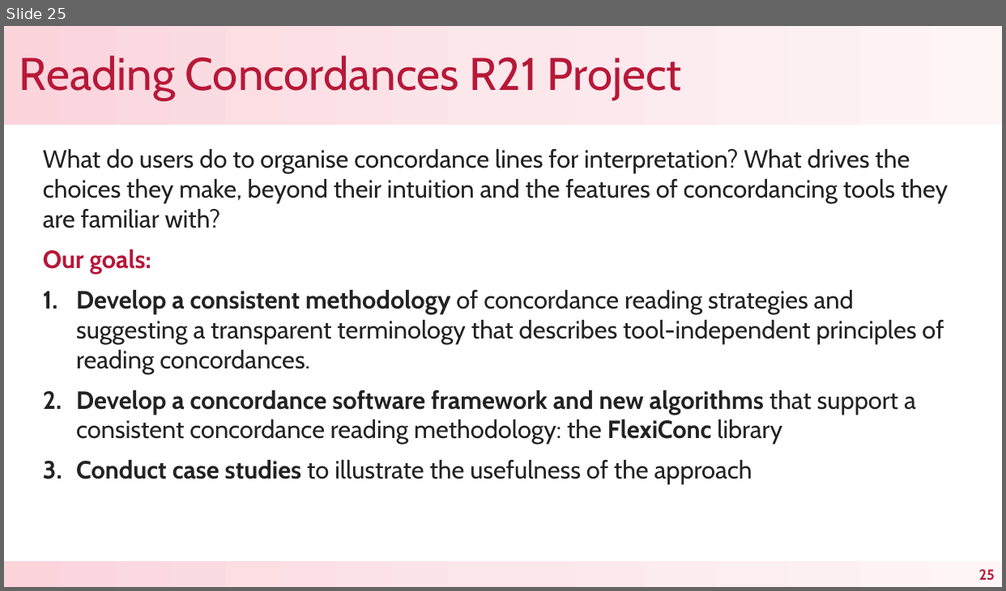
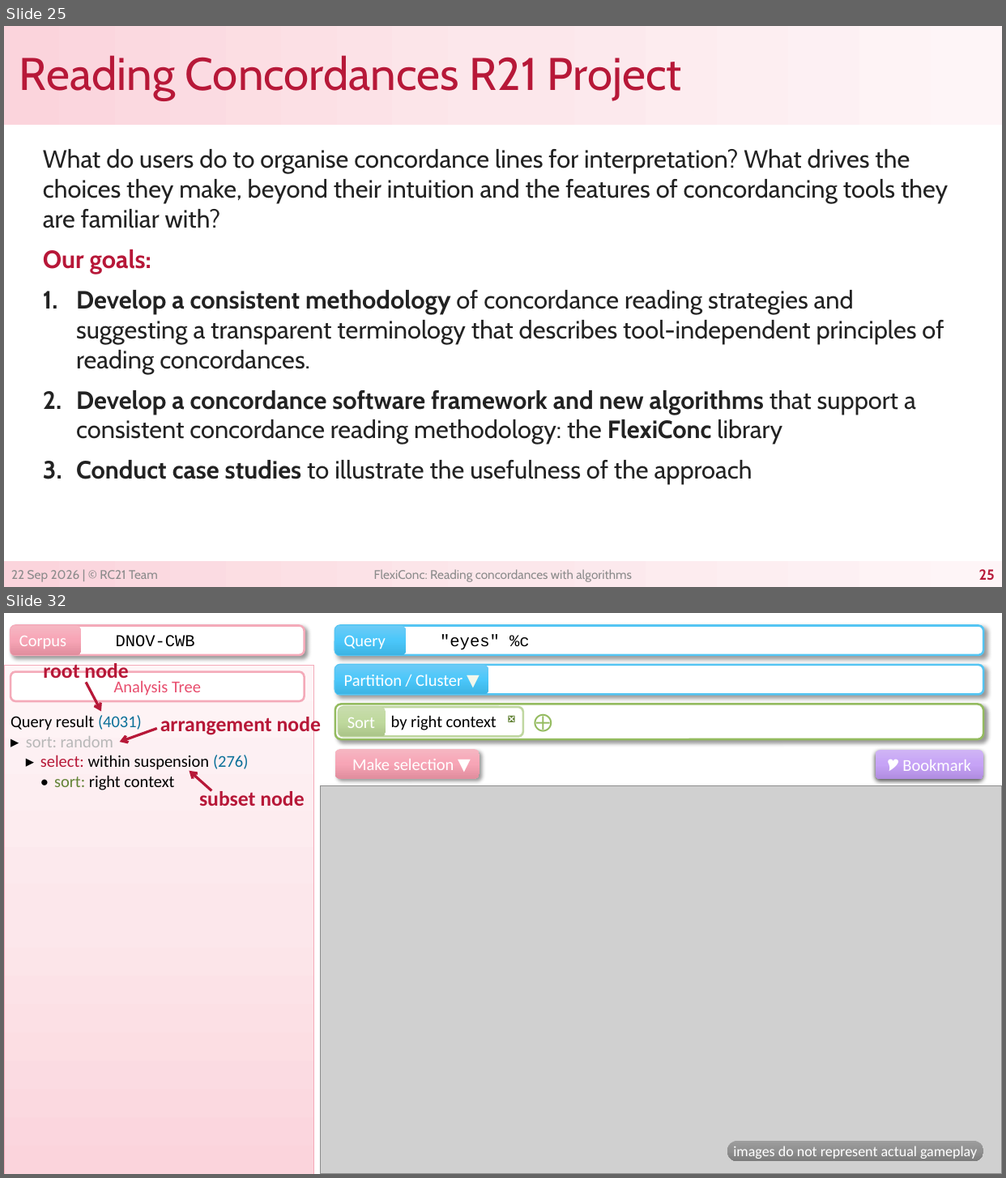
Before and after one commit to reading-concordances/teaching, a slide deck: course/slides/2_working_with_concordance_tools.pptx. Shown one above the other, each under a label of ours: slide 25 before the commit, slides 25 and 32 after it; the slides between them are not shown. The pictures are 1006x591 and 1006x1178 pixels, drawn with LibreOffice and Linux fonts; fonts in the diff are those of the drawing; grey boxes stand for pictures. Boxes give left, top, right and bottom in pixels: in the first picture for what was removed or moved away, otherwise in the second. Text is boxed around its words. In the diff, an @@ line names an element or a change of style, - is before the commit and + after.

```diff
--- a/course/slides/2_working_with_concordance_tools.pptx
+++ b/course/slides/2_working_with_concordance_tools.pptx
@@ slide 32 added at <box>4,613,1002,1174</box>, background #FFFFFF @@
@@ rounded rectangle added at <box>10,626,305,655</box>, fill #FFFFFF, outline #F4AAB9 2 pt, 16 pt, text #000000 @@
+DNOV-CWB
@@ rounded rectangle added at <box>10,626,81,655</box>, fill gradient #F7B6C3 to #F8A6B7 to #E28E9F, 16 pt, text #FFFFFF @@
+Corpus
@@ rounded rectangle added at <box>335,626,983,655</box>, fill #FFFFFF, outline #54C5F3 2 pt, 16 pt, text #000000 @@
+"eyes" %c
@@ rounded rectangle added at <box>335,626,405,655</box>, fill gradient #6DCCF6 to #4CC8FB to #3EB5E5, 16 pt, text #FFFFFF @@
+Query
@@ rectangle added at <box>4,665,313,1174</box>, fill gradient #FEF5F7 to #FCE7EB to #FBD4DC, outline #F4AAB9 0.5 pt @@
@@ rounded rectangle added at <box>10,672,305,701</box>, fill #FFFFFF, outline #F4AAB9 2 pt, 16 pt, text #E84E6E @@
+Analysis Tree
@@ text added at <box>43,663,128,683</box>, 20 pt, text #B71838, bold @@
+root node
@@ arrow added from (86, 682) to (101, 711), #B71838 2.5 pt @@
@@ rounded rectangle added at <box>335,665,983,694</box>, fill #FFFFFF, outline #54C5F3 2 pt @@
@@ rounded rectangle added at <box>335,665,488,694</box>, fill gradient #6DCCF6 to #4CC8FB to #3EB5E5, 16 pt, text #FFFFFF @@
+Partition / Cluster ▼
@@ rounded rectangle added at <box>335,705,983,739</box>, fill #FFFFFF, outline #94BB5F 2 pt @@
@@ rounded rectangle added at <box>339,707,523,736</box>, fill #FFFFFF, outline #C0D7A1 2 pt, 16 pt, text #000000 @@
+by right context ❎
@@ rounded rectangle added at <box>339,707,386,736</box>, fill gradient #C8DCAD to #C0DA9E to #ABC589, 16 pt, text #FFFFFF @@
+Sort
@@ rounded rectangle added at <box>525,707,556,736</box>, 18 pt, text #94BB5F @@
+⨁
@@ text added at <box>10,715,248,790</box>, 16 pt, text #000000 @@
+Query result (4031)
+▸ sort: random
+▸ select: within suspension (276)
+• sort: right context
@@ arrow added from (157, 728) to (119, 742), #B71838 2.5 pt @@
@@ text added at <box>160,714,321,736</box>, 20 pt, text #B71838, bold @@
+arrangement node
@@ rounded rectangle added at <box>335,749,479,778</box>, fill gradient #F7B6C3 to #F8A6B7 to #E28E9F, 16 pt, text #FFFFFF @@
+Make selection ▼
@@ rounded rectangle added at <box>876,750,984,779</box>, fill gradient #D0B4F6 to #C7A4F7 to #B08DE1, 16 pt, text #FFFFFF @@
+🎔 Bookmark
@@ arrow added from (211, 791) to (189, 771), #B71838 2.5 pt @@
@@ text added at <box>199,789,304,806</box>, 20 pt, text #B71838, bold @@
+subset node
@@ picture added at <box>321,786,1002,1174</box> @@
@@ rounded rectangle added at <box>727,1141,983,1161</box>, fill gradient #9D9D9D to #909090 to #7C7C7C, 14 pt, text #FFFFFF @@
+images do not represent actual gameplay
@@ slide 25 changed as well @@
@@ text added at <box>11,570,158,582</box>, 12 pt, text #8C8C8C @@
+22 Sep 2026 | © RC21 Team
@@ text added at <box>374,570,632,582</box>, 12 pt, text #8C8C8C @@
+FlexiConc: Reading concordances with algorithms
```
Also in this commit, not shown: 16 other slides changed, 13 other slides added, 2 slides removed, 2 other files.
